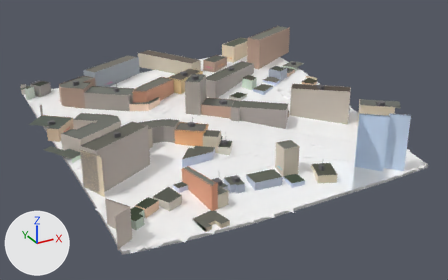
What one commit did to the glTF model public/tiles/0/-6_-8.glb.
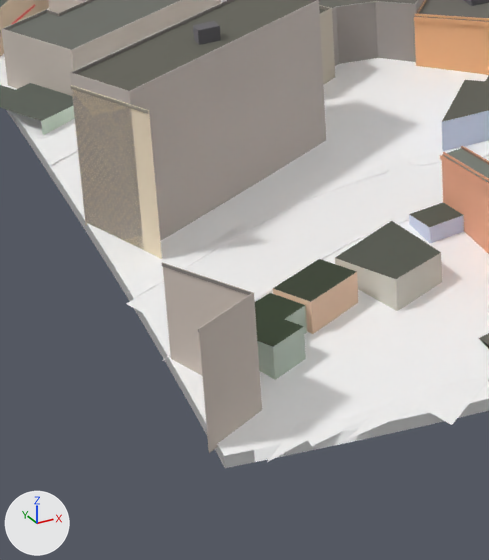
Old and new are each drawn whole from a 50 mm lens placed at (-1636.1, 1480.7, 283.0), pointed at (-1398.2, 1913.2, 66.7) and again close up on the part from 13% to 44% of the width and 45% to 100% of the height. The axes (+X, +Y, +Z) are drawn at lower left. The lights are the same throughout. The last two pictures show the newer version. Where no turn or scale is listed for an object, it has been applied to the vertices. Vertices at exactly the same position are counted once.

The first close-up shows 't0_-6_-8'.
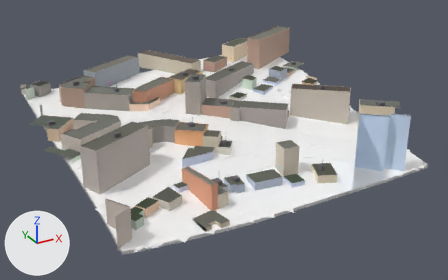
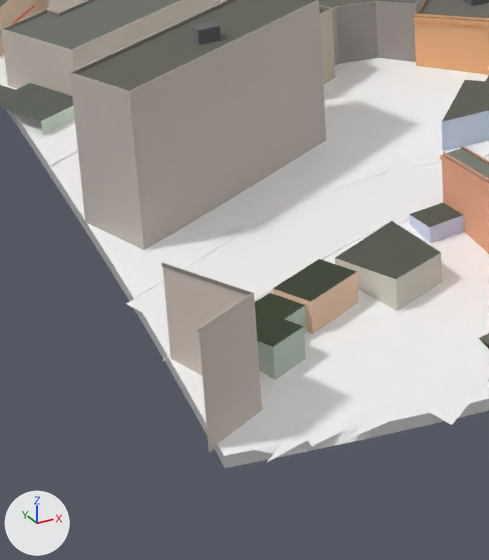
The change in detail:
me_t0__6__8 is used by ob_t0__6__8; location (-1405.8, 1931.1, 94.2).
Verts and faces of me_t0__6__8; kept vertices keep their numbers, new ones are numbered from 15464.
Before the commit, vertices of me_t0__6__8: 334 (-125.0, -139.0, -29.0) at pixel (255, 462), 335 (-125.0, -139.0, -27.0) at pixel (254, 449), 424 (-119.0, -139.0, -27.0) at pixel (283, 443), 514 (-114.0, -139.0, -30.0) at pixel (313, 450), 2591 (-119.0, -139.0, -30.0) at pixel (284, 456).
me_t0__6__8 had 15464 vertices, 24375 faces and spanned x -144.0..144.0, y -143.0..143.0, z -34.0..34.0.
me_t0__6__8 now has 15450 vertices, 24359 faces and spans x -144.0..144.0, y -143.0..143.0, z -34.0..34.0.
Part 1, on me_t0__6__8:
Faces deleted: (424, 514, 2591), (334, 2591, 335).
New faces: (424, 2591, 514), (334, 335, 2591) (mat_terrain).
Part 2, on me_t0__6__8:
14 vertices are removed from x -131.0..-121.0, y -83.0..-65.0, z -19.0..13.0.
19 faces are deleted.
3 new faces join them, mat_shop.
Other edits to the shape of me_t0__6__8 do not show in these pictures.

Boxes [x1, y1, x2, y2] around the edits, measured in the close-ups (489 x 560 px; the box of a moved part takes in the faces that stretch with it):
part 1 of me_t0__6__8, moved or reshaped
    both: [254, 446, 312, 462]
part 2 of me_t0__6__8, cut back
    before: [70, 85, 318, 259]
    after: [84, 145, 318, 250]
